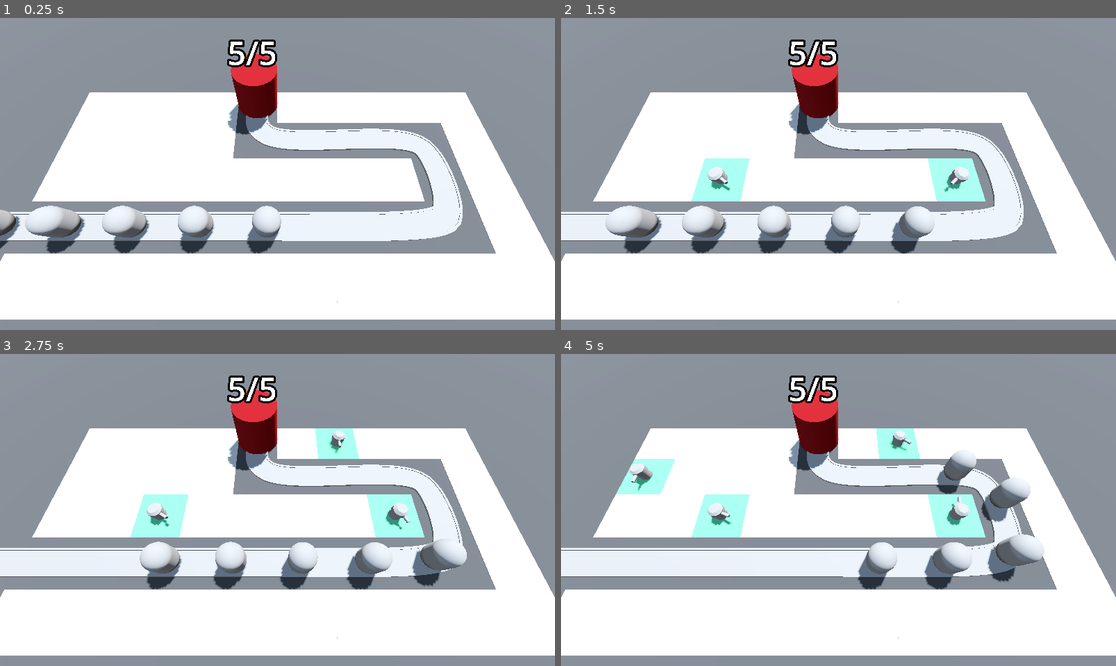
Above: before the commit, frames 1-4 (two rows, left to right).
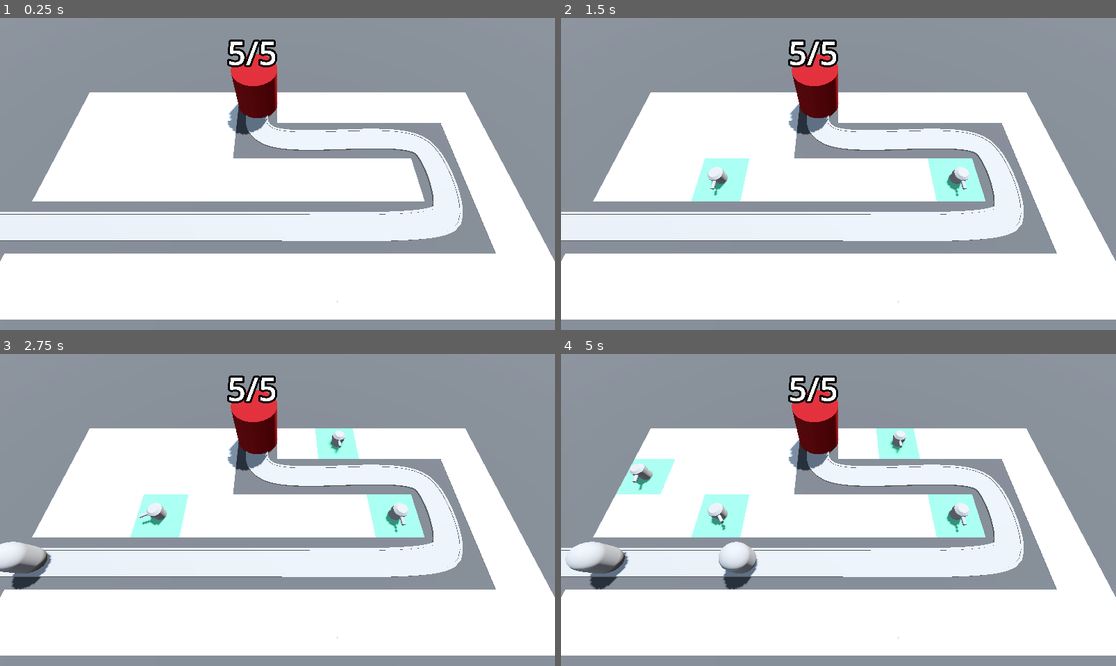
Above: after the commit, the same moments.

Repository: brianlove/Udemy-Godot-Barbarian-Blaster
Game: Godot game, scene res://BaseLevel.tscn
The game is run twice, just before and just after one commit, with the same random seed, the same clock (stepped at 60 frames per second) and the same inputs.
Inputs (mouse positions are in pixels of both pictures, inside the frame that each line leads up to):
- Up to frame 1 (0.25 s): no input
- Up to frame 2 (1.5 s): move the mouse to (960, 158) at 0.52 s; press the mouse at (960, 158) at 0.53 s; move the mouse to (727, 189) at 1.27 s; release the mouse at (727, 189) at 1.28 s; click (727, 189) at 1.35 s
- Up to frame 3 (2.75 s): move the mouse to (333, 441) at 2.02 s; press the mouse at (333, 441) at 2.03 s
- Up to frame 4 (5 s): move the mouse to (810, 572) at 2.77 s; release the mouse at (810, 572) at 2.78 s; click (810, 572) at 2.85 s; move the mouse to (1005, 556) at 3.52 s; press the mouse at (1005, 556) at 3.53 s; move the mouse to (672, 463) at 4.27 s; release the mouse at (672, 463) at 4.28 s; click (672, 463) at 4.35 s

The runs differ from the first frame. In frame 1, 2.8% of the frame differs, in the area x 0-51%, y 60-76%; in frame 2, 3.2%; in frame 3, 4.1%; in frame 4, 5.0%, in the area x 0-88%, y 27-76%.

Commit message:
Instantiate enemies on a timer
Instantiate new enemies on a regular basis (Lesson 53)

Diff:
--- a/BaseLevel.tscn
+++ b/BaseLevel.tscn
@@ -1,9 +1,10 @@
-[gd_scene load_steps=12 format=3 uid="uid://cuoihqtto6s0k"]
+[gd_scene load_steps=13 format=3 uid="uid://cuoihqtto6s0k"]
 
 [ext_resource type="MeshLibrary" uid="uid://pbwdfbiwo5i5" path="res://MeshLibraries/SpaceLibrary.tres" id="1_cygfn"]
 [ext_resource type="PackedScene" uid="uid://bkmg6ht0bsifv" path="res://RayPickerCamera.tscn" id="1_wvcea"]
 [ext_resource type="PackedScene" uid="uid://cqr2sy0fxadp2" path="res://Enemy/Enemy.tscn" id="2_qvx01"]
 [ext_resource type="PackedScene" uid="uid://bfnxrwwcjrghy" path="res://Base/Base.tscn" id="3_0mcqb"]
+[ext_resource type="Script" path="res://EnemyPath.gd" id="3_rqbss"]
 [ext_resource type="Script" path="res://TurretManager.gd" id="5_woex6"]
 [ext_resource type="PackedScene" uid="uid://drcg1qstcdjgw" path="res://Turret/Turret.tscn" id="6_ppeee"]
 
@@ -58,6 +59,8 @@
 
 [node name="EnemyPath" type="Path3D" parent="."]
 curve = SubResource("Curve3D_5rtbn")
+script = ExtResource("3_rqbss")
+enemy_scene = ExtResource("2_qvx01")
 
 [node name="Road" type="CSGPolygon3D" parent="EnemyPath"]
 polygon = PackedVector2Array(-1, 0, -1, 0.1, 1, 0.1, 1, 0)
@@ -98,24 +101,9 @@
 path_u_distance = 1.0
 path_joined = false
 
-[node name="Enemy" parent="EnemyPath" instance=ExtResource("2_qvx01")]
-transform = Transform3D(-4.3711e-08, 0, -0.999991, 0, 1, 0, 0.999991, 0, -4.3711e-08, -22, 0, 6)
-
-[node name="Enemy2" parent="EnemyPath" instance=ExtResource("2_qvx01")]
-transform = Transform3D(-4.3711e-08, 0, -0.999991, 0, 1, 0, 0.999991, 0, -4.3711e-08, -17, 0, 6)
-progress = 5.0
-
-[node name="Enemy3" parent="EnemyPath" instance=ExtResource("2_qvx01")]
-transform = Transform3D(-4.3711e-08, 0, -0.999991, 0, 1, 0, 0.999991, 0, -4.3711e-08, -12, 0, 6)
-progress = 10.0
-
-[node name="Enemy4" parent="EnemyPath" instance=ExtResource("2_qvx01")]
-transform = Transform3D(-4.3711e-08, 0, -0.999991, 0, 1, 0, 0.999991, 0, -4.3711e-08, -6.99997, 0, 6)
-progress = 15.0
-
-[node name="Enemy5" parent="EnemyPath" instance=ExtResource("2_qvx01")]
-transform = Transform3D(-4.3711e-08, 0, -0.999991, 0, 1, 0, 0.999991, 0, -4.3711e-08, -1.99955, 0, 6)
-progress = 20.0
+[node name="Timer" type="Timer" parent="EnemyPath"]
+wait_time = 2.0
+autostart = true
 
 [node name="Base" parent="." instance=ExtResource("3_0mcqb")]
 transform = Transform3D(1, 0, 0, 0, 1, 0, 0, 0, 1, -2, 0, -6.5)
@@ -124,3 +112,5 @@
 script = ExtResource("5_woex6")
 enemy_path = NodePath("../EnemyPath")
 turret = ExtResource("6_ppeee")
+
+[connection signal="timeout" from="EnemyPath/Timer" to="EnemyPath" method="spawn_enemy"]
--- /dev/null
+++ b/EnemyPath.gd
@@ -0,0 +1,8 @@
+extends Path3D
+
+@export var enemy_scene: PackedScene
+
+
+func spawn_enemy() -> void:
+	var new_enemy = enemy_scene.instantiate()
+	add_child(new_enemy)
--- a/Turret/Turret.gd
+++ b/Turret/Turret.gd
@@ -27,10 +27,11 @@
 func find_best_target() -> PathFollow3D:
 	var current_target = null
 	for enemy in enemy_path.get_children():
-		var distance = global_position.distance_to(enemy.global_position)
-		if enemy is PathFollow3D and distance < range:
-			if current_target == null:
-				current_target = enemy
-			elif enemy.progress > current_target.progress:
-				current_target = enemy
+		if enemy is PathFollow3D:
+			var distance = global_position.distance_to(enemy.global_position)
+			if distance < range:
+				if current_target == null:
+					current_target = enemy
+				elif enemy.progress > current_target.progress:
+					current_target = enemy
 	return current_target
